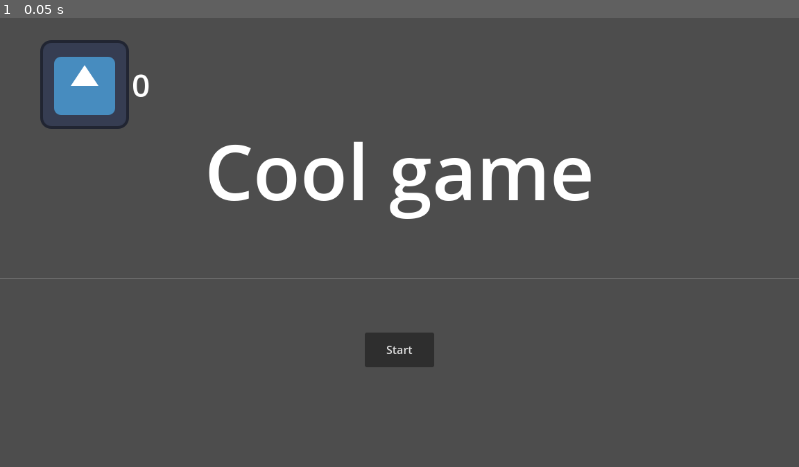
Above: before the commit, frame 1.
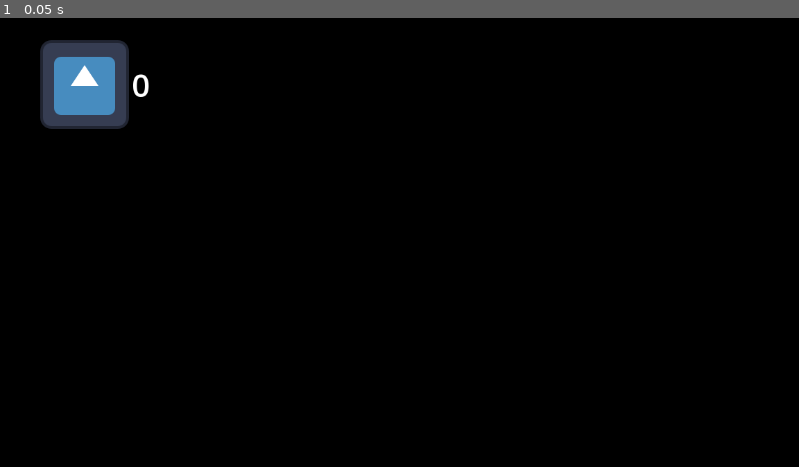
Above: after the commit, the same moment.

Repository: u-sernam-e/GameJam2025
Game: Godot game, scene res://Scenes/Menus/main_menu.tscn
The game is run twice, just before and just after one commit, with the same random seed, the same clock (stepped at 60 frames per second) and the same inputs. This scene is started directly instead of the project's main scene. The engine's default icon, where the game draws it, is replaced by a stand-in: a white triangle on a blue panel in a dark square.
Inputs:
- Up to frame 1 (0.05 s): no input

The runs differ from the first frame. In frame 1, 98% of the frame differs, in the area x 0-100%, y 0-100%.

Commit message:
transition
transition beginnings

Diff:
--- a/Scenes/Menus/main_menu.tscn
+++ b/Scenes/Menus/main_menu.tscn
@@ -1,9 +1,62 @@
-[gd_scene load_steps=3 format=3 uid="uid://cqcifkumkrei4"]
+[gd_scene load_steps=8 format=3 uid="uid://cqcifkumkrei4"]
 
 [ext_resource type="Script" uid="uid://di0vxy4kyfvbp" path="res://Scripts/Menus/main_menu.gd" id="1_06t4h"]
+[ext_resource type="Script" uid="uid://n4sofe2y5lds" path="res://Scenes/Menus/transition_controller.gd" id="2_pha2q"]
 
 [sub_resource type="LabelSettings" id="LabelSettings_rhts7"]
 font_size = 111
+
+[sub_resource type="Animation" id="Animation_penys"]
+resource_name = "fadeblack"
+tracks/0/type = "value"
+tracks/0/imported = false
+tracks/0/enabled = true
+tracks/0/path = NodePath(".:color")
+tracks/0/interp = 1
+tracks/0/loop_wrap = true
+tracks/0/keys = {
+"times": PackedFloat32Array(0, 1),
+"transitions": PackedFloat32Array(1, 1),
+"update": 0,
+"values": [Color(0, 0, 0, 1), Color(0, 0, 0, 0)]
+}
+
+[sub_resource type="Animation" id="Animation_aur2u"]
+length = 0.001
+tracks/0/type = "value"
+tracks/0/imported = false
+tracks/0/enabled = true
+tracks/0/path = NodePath(".:color")
+tracks/0/interp = 1
+tracks/0/loop_wrap = true
+tracks/0/keys = {
+"times": PackedFloat32Array(0),
+"transitions": PackedFloat32Array(1),
+"update": 0,
+"values": [Color(0, 0, 0, 1)]
+}
+
+[sub_resource type="Animation" id="Animation_5wi6m"]
+resource_name = "fadeout"
+tracks/0/type = "value"
+tracks/0/imported = false
+tracks/0/enabled = true
+tracks/0/path = NodePath(".:color")
+tracks/0/interp = 1
+tracks/0/loop_wrap = true
+tracks/0/keys = {
+"times": PackedFloat32Array(0, 1),
+"transitions": PackedFloat32Array(1, 1),
+"update": 0,
+"values": [Color(0, 0, 0, 0), Color(0, 0, 0, 1)]
+}
+
+[sub_resource type="AnimationLibrary" id="AnimationLibrary_chkef"]
+_data = {
+&"RESET": SubResource("Animation_aur2u"),
+&"fadeblack": SubResource("Animation_penys"),
+&"fadeout": SubResource("Animation_5wi6m")
+}
 
 [node name="MainMenu" type="Control"]
 layout_mode = 3
@@ -39,4 +92,28 @@
 size_flags_horizontal = 4
 text = "Start"
 
+[node name="TransitionController" type="Control" parent="."]
+layout_mode = 1
+anchors_preset = 15
+anchor_right = 1.0
+anchor_bottom = 1.0
+grow_horizontal = 2
+grow_vertical = 2
+script = ExtResource("2_pha2q")
+
+[node name="ColorRect" type="ColorRect" parent="TransitionController"]
+layout_mode = 1
+anchors_preset = 15
+anchor_right = 1.0
+anchor_bottom = 1.0
+grow_horizontal = 2
+grow_vertical = 2
+color = Color(0, 0, 0, 1)
+
+[node name="AnimationPlayer" type="AnimationPlayer" parent="TransitionController/ColorRect"]
+active = false
+libraries = {
+&"": SubResource("AnimationLibrary_chkef")
+}
+
 [connection signal="pressed" from="VBoxContainer/Button" to="." method="_on_button_pressed"]
--- /dev/null
+++ b/Scenes/Menus/transition_controller.gd
@@ -0,0 +1,6 @@
+class_name SceneTransitionController extends Control
+@export var background: ColorRect
+@export var animation_player: AnimationPlayer
+
+func transition(animation: String, seconds: float) -> void:
+	animation_player.play(animation, -1.0,1/seconds)
--- a/Scripts/Menus/main_menu.gd
+++ b/Scripts/Menus/main_menu.gd
@@ -1,4 +1,5 @@
 extends Control
-
+@onready var animation_player = $TransitionController/ColorRect/AnimationPlayer
 func _on_button_pressed() -> void:
+	animation_player.play("fadeout")
 	get_tree().change_scene_to_file("res://Scenes/Level/main_level.tscn")
Not shown, added: Scenes/Menus/transition_controller.gd.uid
